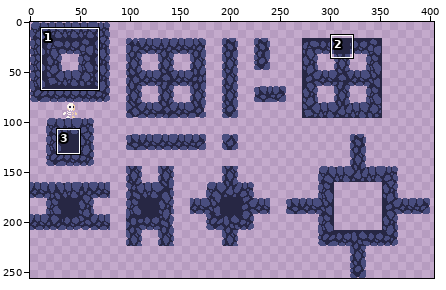
Edited in one commit: pixel-art file (Assets/Art/Tiles/Base_Tiles.aseprite). Above: a wide view before the commit, with the close-up outlined.
Close-up. The starting point:
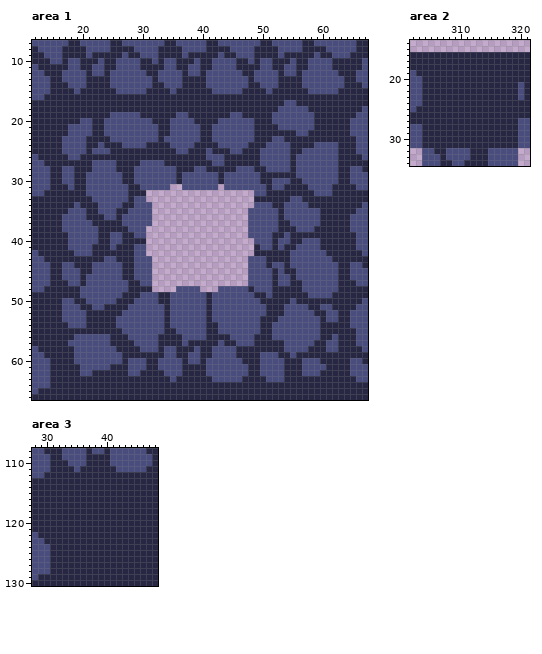
512x256 pixels, 1 frame. Shown: area 1: x 12..67, y 7..66; area 2: x 302..321, y 14..34; area 3: x 28..48, y 108..130. The wide view leaves out empty margins. The commit also changed other parts of the picture, which this record leaves out.
And afterwards:
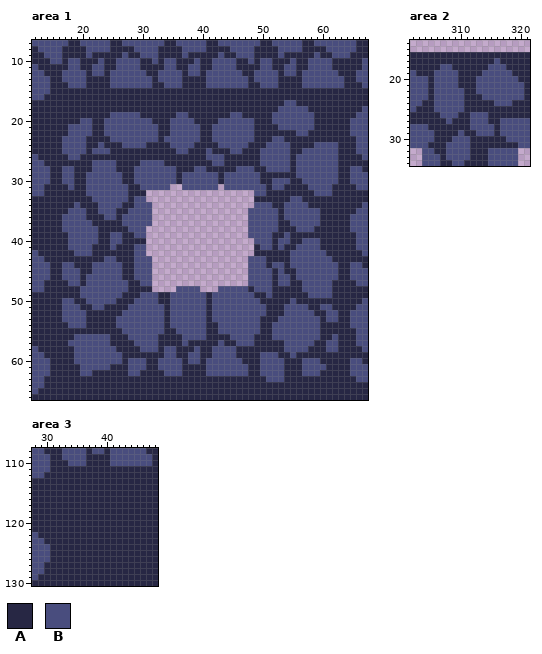
Palette (. is transparent): A #272744  B #494d7e
Changes in this commit:
Area 1, layer "ground-tiles":
y 15: x 19 B -> A; x 26..30 BBBBB -> AAAAA; x 35 B -> A; x 42..46 BBBBB -> AAAAA; x 51 B -> A; x 58..62 BBBBB -> AAAAA
y 31: x 14 B -> A
y 47: x 14 B -> A; x 62 B -> A
y 48: x 62 B -> A
y 63: x 14 B -> A; x 35 B -> A; x 42..46 BBBBB -> AAAAA
y 64: x 14 B -> A
Area 2, layer "ground-tiles":
y 17: x 316 A -> B
y 18: x 307..308 AA -> BB; x 315..317 AAA -> BBB
y 19: x 306..309 AAAA -> BBBB; x 314..318 AAAAA -> BBBBB
y 20..21: x 304 A -> B; x 306..309 AAAA -> BBBB; x 313..319 AAAAAAA -> BBBBBBB
y 22: x 304 A -> B; x 306..310 AAAAA -> BBBBB; x 313..319 AAAAAAA -> BBBBBBB
y 23: x 304 A -> B; x 306..310 AAAAA -> BBBBB; x 314..319 AAAAAA -> BBBBBB
y 24: x 306..310 AAAAA -> BBBBB; x 316..318 AAA -> BBB
y 25: x 306..310 AAAAA -> BBBBB
y 26: x 307..309 AAA -> BBB; x 312..314 AAA -> BBB
y 27: x 308 A -> B; x 312..314 AAA -> BBB; x 317..319 AAA -> BBB
y 28: x 304 A -> B; x 312..315 AAAA -> BBBB; x 317..319 AAA -> BBB
y 29: x 304..305 AA -> BB; x 310 A -> B; x 313..315 AAA -> BBB; x 317..319 AAA -> BBB
y 30: x 304..305 AA -> BB; x 309..311 AAA -> BBB; x 318..319 AA -> BB
y 31: x 304 A -> B; x 308..311 AAAA -> BBBB
Area 3, layer "ground-tiles":
y 111: x 35 B -> A; x 42..46 BBBBB -> AAAAA
y 127..128: x 30 B -> A
